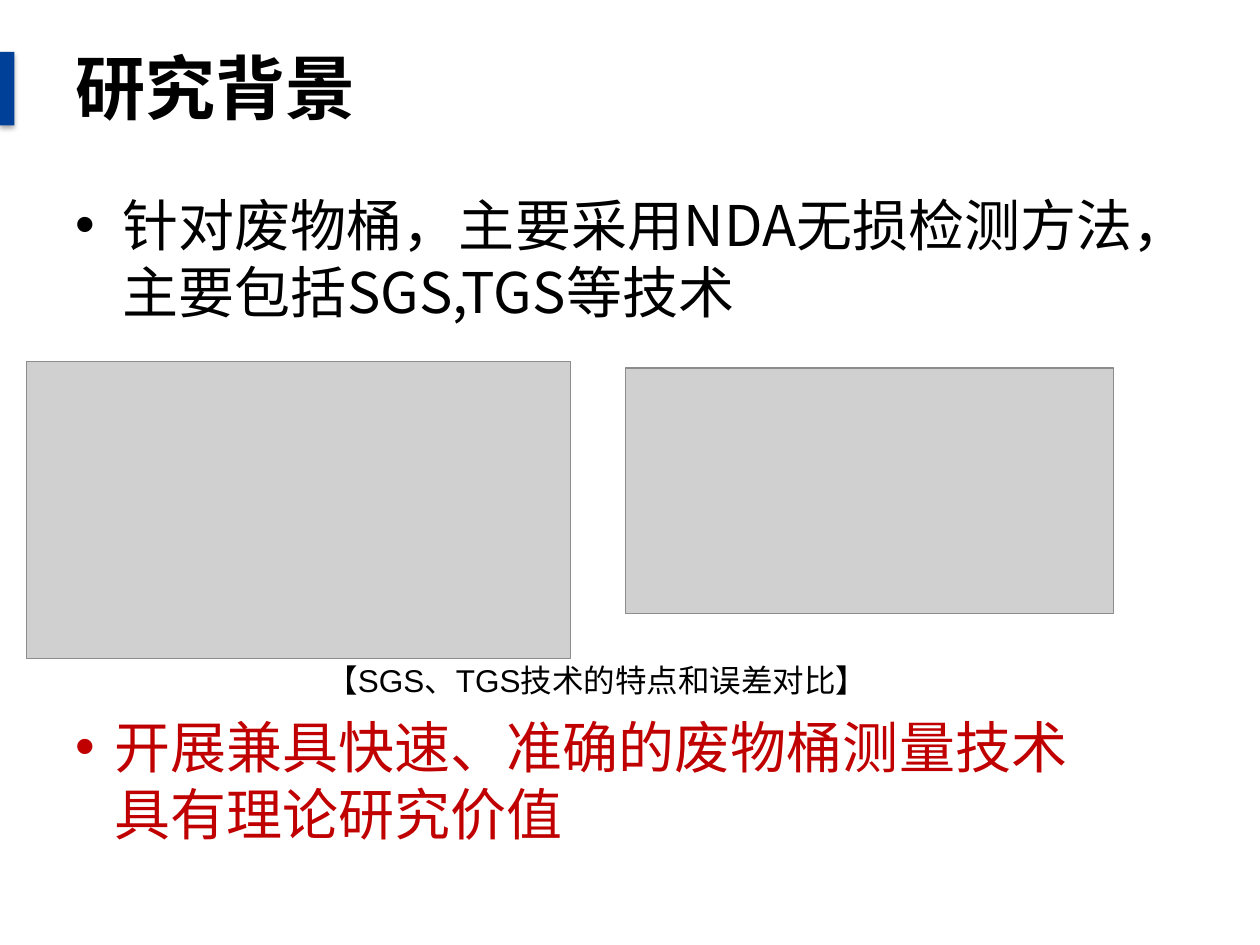
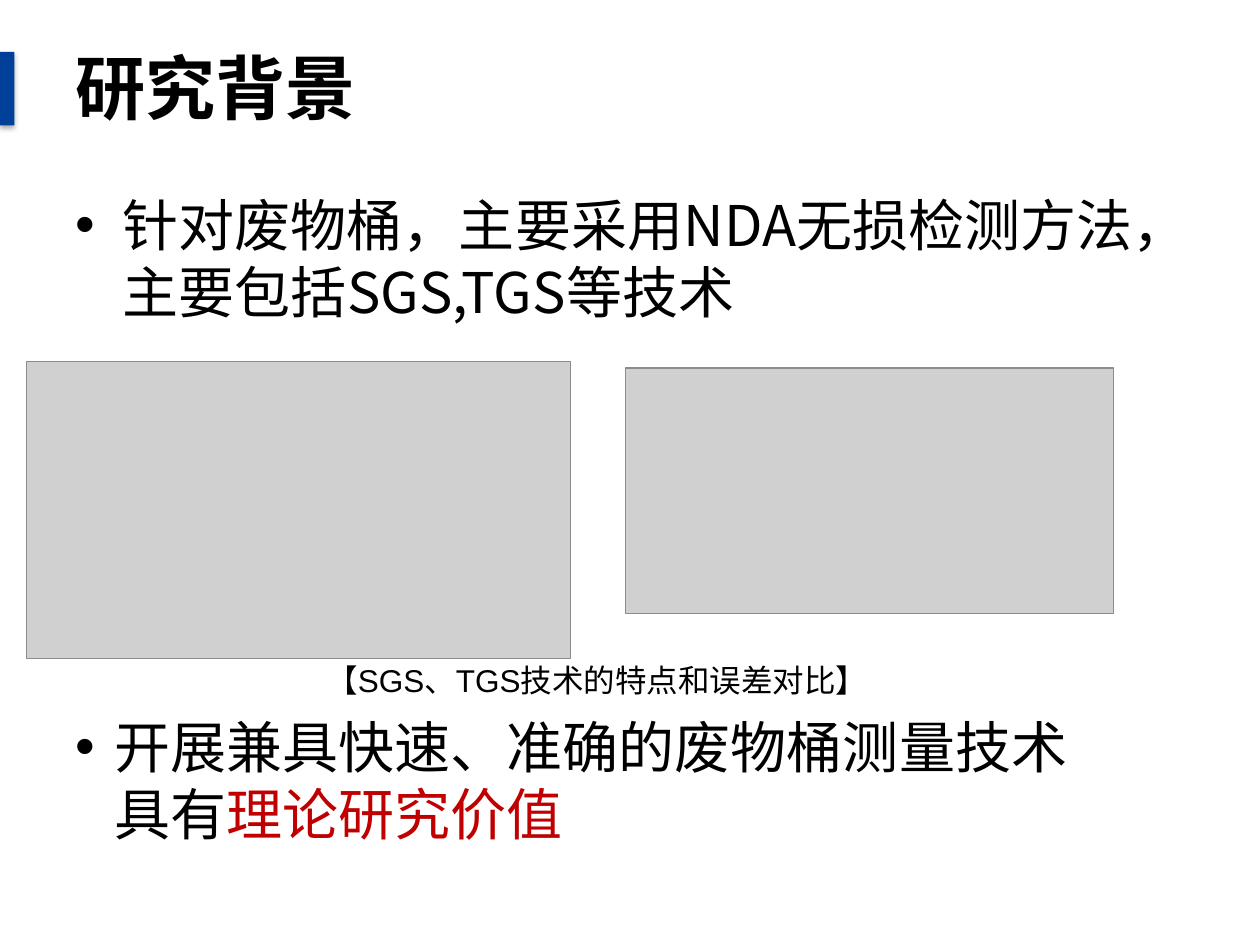
Before and after one commit to danxibao/NDAPapers, a slide deck: slide 5 of 毕业答辩报告.pptx. Drawn at 1260x945 pixels with LibreOffice and Linux fonts; fonts in the diff are those of the drawing; grey boxes stand for pictures; background and template pictures are left out. Boxes give left, top, right and bottom in pixels: in the first picture for what was removed or moved away, otherwise in the second. Text is boxed around its words. In the diff, an @@ line names an element or a change of style, - is before the commit and + after.

```diff
--- a/毕业答辩报告.pptx
+++ b/毕业答辩报告.pptx
@@ text "开展兼具快速、准确的废物桶测量技术具有理论研究价值" at <box>115,721,1067,840</box>: text colour #C00000 to #000000 in "开展兼具快速、准确的废物桶测量技术具有理论研究价值" @@
```
Also in this commit, not shown: 6 other slides changed.
